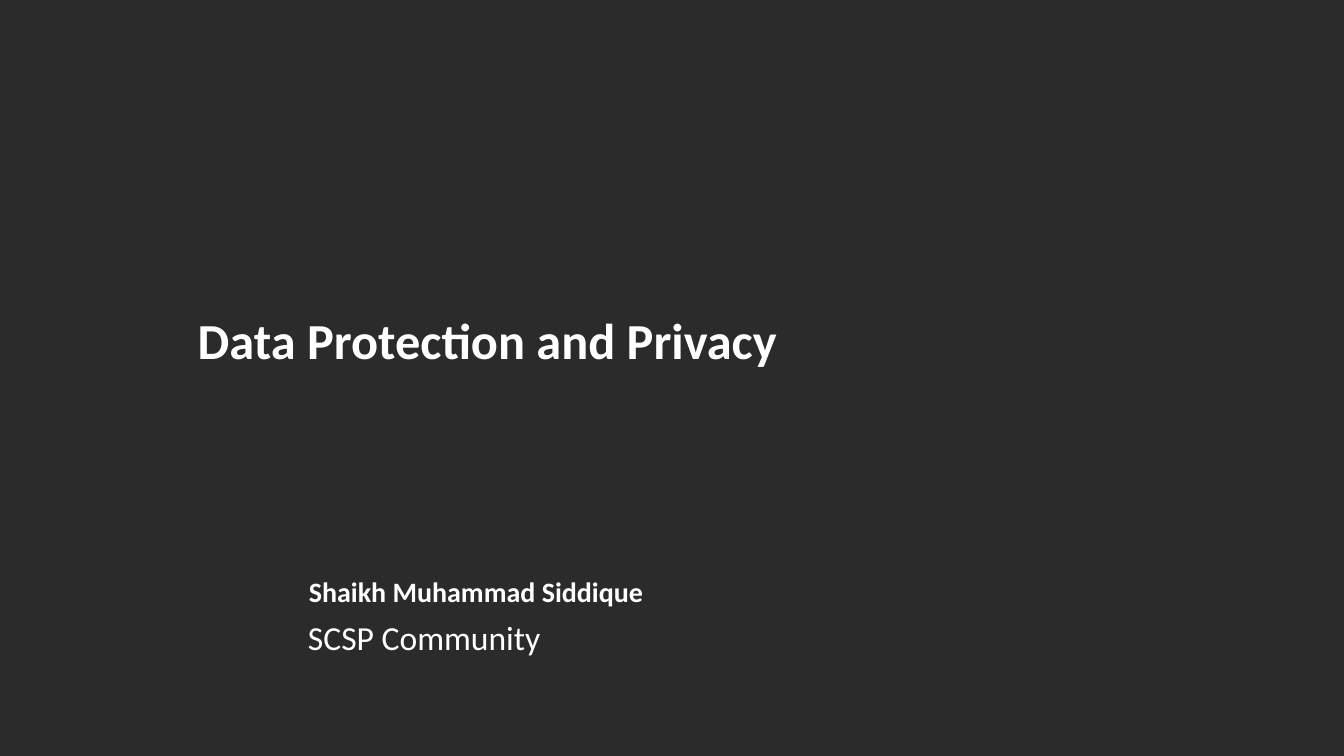
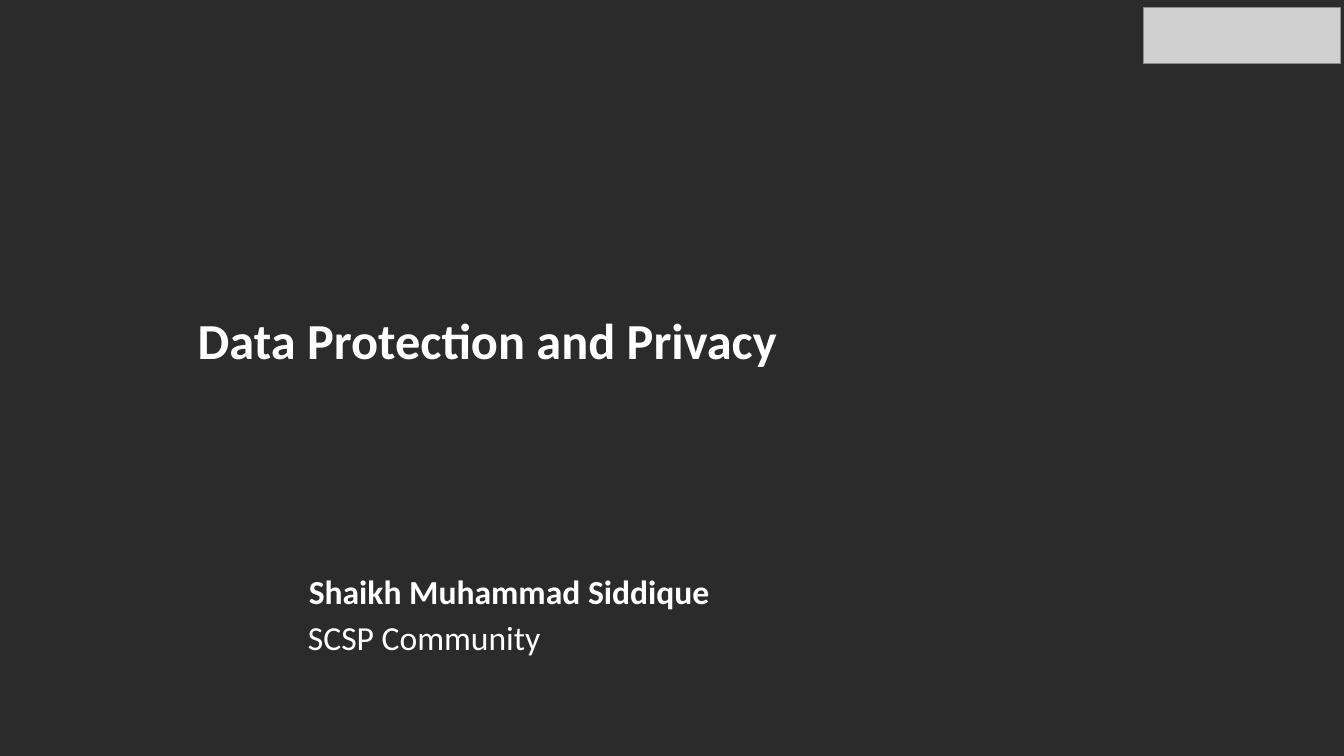
Before and after one commit to scspcommunity/Cyber-Sec-Resources, a slide deck: slide 1 of Data Protection and Privacy v2.0.pptx. Drawn at 1344x756 pixels with LibreOffice and Linux fonts; fonts in the diff are those of the drawing; grey boxes stand for pictures; background and template pictures are left out; a plain dark background stands for a picture behind light text. Boxes give left, top, right and bottom in pixels: in the first picture for what was removed or moved away, otherwise in the second. Text is boxed around its words. In the diff, an @@ line names an element or a change of style, - is before the commit and + after.

Commit message:
Changed

```diff
--- a/Data Protection and Privacy v2.0.pptx
+++ b/Data Protection and Privacy v2.0.pptx
@@ picture added at <box>1143,7,1341,64</box> @@
@@ text "Shaikh Muhammad Siddique" at <box>309,580,709,610</box>: size 20 to 24 pt @@
```
Also in this commit, not shown: 1 slide added, 1 slide removed.
